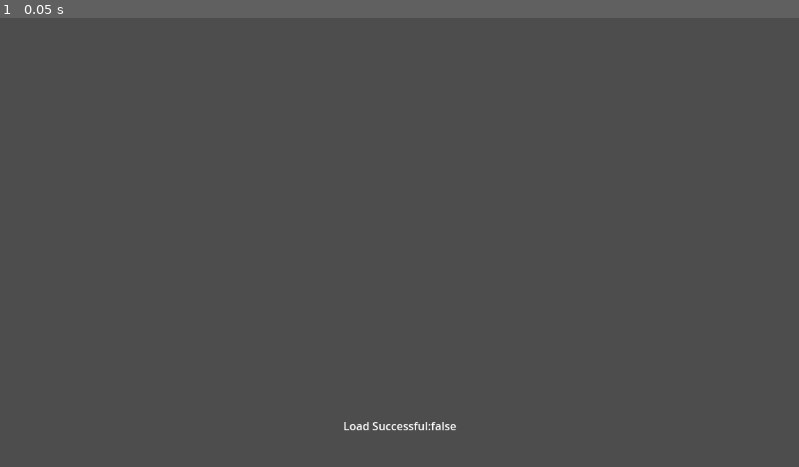
Above: before the commit, frame 1.
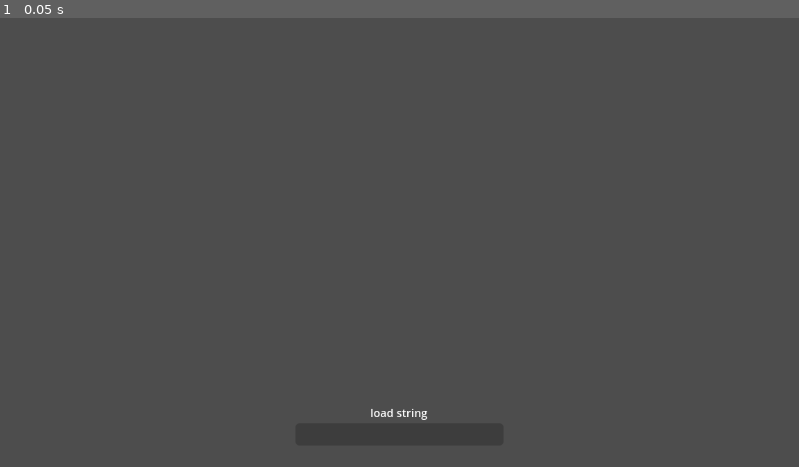
Above: after the commit, the same moment.

Repository: jastadj/uwgodot3
Game: Godot game, scene res://scenes/startup/startup.tscn
Two runs of this game, one before a commit and one after it. Both use one fixed random seed, a clock stepped at 60 frames per second and the inputs below.
Inputs:
- Up to frame 1 (0.05 s): no input

The runs differ from the first frame. In frame 1, 0.2% of the frame differs, in the area x 43-58%, y 87-92%.
Error after the commit: Invalid assignment of property or key 'visible' with value of type 'bool' on a base object of type 'null instance'. (res://scenes/startup/startup.gd:17)

Commit message:
fix npc anim pal bad index bug, load raws from file if available

Diff:
--- a/scenes/debug/resource_viewers/npc_viewer.gd
+++ b/scenes/debug/resource_viewers/npc_viewer.gd
@@ -69,11 +69,11 @@
 	# if the animation type is changing
 	if(cur_anim_type != anims[animation_button.selected]):
 		cur_anim_type = anims[animation_button.selected]
+		slider_aux_pal.max_value = cur_anim_type["aux_pals"].size()-1
 		valid_anims = []
 		for i in range(0, cur_anim_type["anims"].size()):
 			if(cur_anim_type["anims"][i] != null): valid_anims.push_back(i)
 		aux_palette = System.generate_aux_palette(cur_anim_type["aux_pals"][slider_aux_pal.value], palette)
-		slider_aux_pal.max_value = cur_anim_type["aux_pals"].size()-1
 		slider_anim_index.max_value = valid_anims.size()-1
 		_update_animation_frames()
 	if(from_npc):
--- a/scenes/startup/startup.gd
+++ b/scenes/startup/startup.gd
@@ -1,7 +1,7 @@
 extends Node2D
 
-const DEBUG = 1
-const FORCE_SOURCE_LOAD = 1
+const DEBUG = 0
+const FORCE_SOURCE_LOAD = 0
 
 @onready var loadstring = $CanvasLayer/ui/loadcontainer/loadstring
 @onready var progressbar = $CanvasLayer/ui/loadcontainer/ProgressBar
@@ -19,9 +19,15 @@
 	var result = false
 
 	if(!FORCE_SOURCE_LOAD):
-		load_source = System.load_data("uw1")
+		loadstring.text = str("Loading data...")
+		result = System.load_data("uw1")
+		if(result):
+			loadstring.text = str("Done.")
+			load_source = false
+		else: load_source = true
 
 	if(load_source):
+		$CanvasLayer/ui/loadcontainer.visible = true
 		# import source data files
 		result = System.load_uw1_resources(Callable(update_progress))
 		if (DEBUG): System.print_data_keys(System.cur_data)
--- a/system/system.gd
+++ b/system/system.gd
@@ -77,14 +77,14 @@
 func generate_font_from_font_entry(font_entry):
 	var chars = []
 	for char in range(0, font_entry["data"].size()):
-		var width = font_entry["data"][char]["width"]
-		var height = font_entry["data"][char]["char"].size()
+		var width = int(font_entry["data"][char]["width"])
+		var height = int(font_entry["data"][char]["char"].size())
 		if ( width == 0): chars.push_back(null)
 		else:
 			var pixel_data = []
 			for bits in font_entry["data"][char]["char"]:
 				for n in range(0, width):
-					var bit = (bits >> (width-n-1)) & 0x1
+					var bit = (int(bits) >> (width-n-1)) & 0x1
 					var fillval = 0x00
 					if(bit == 0x1):
 						fillval = 0xff
